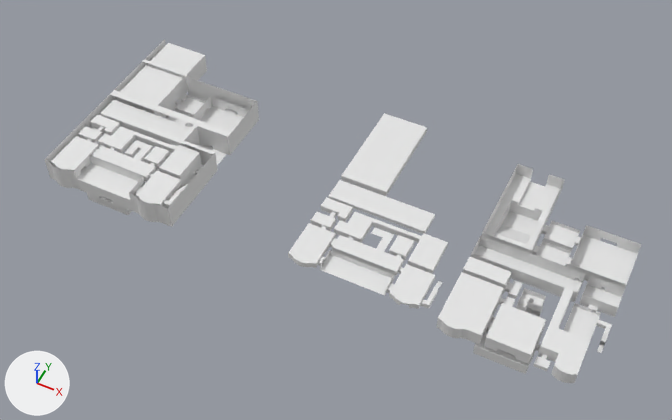
An edit to the Blender file Assets/Models/Environments/Mansion.blend, drawn before and after from the same camera.
Camera for both pictures: a 50 mm lens placed at (238.0, -237.0, 337.0), pointed at (102.0, 34.0, -2.0). Lighting does not change. The marker at lower left points along +X, +Y and +Z.

Objects in the first picture: 'House', 'Map'.
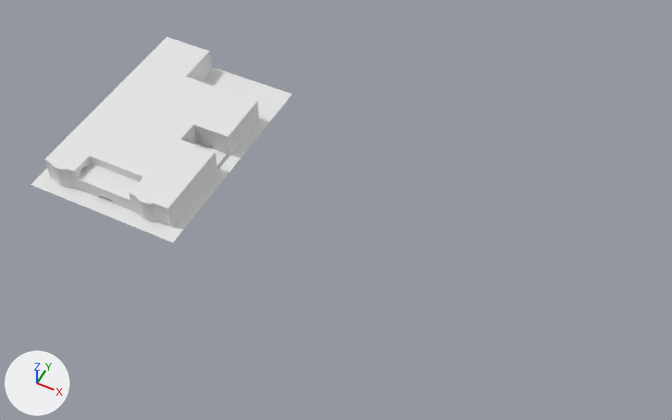
Diff of the bpy script that builds the scene:
```diff
--- a/Assets/Models/Environments/Mansion.blend.py
+++ b/Assets/Models/Environments/Mansion.blend.py
@@ me_grid @@
-me_grid.from_pydata(...)  # 6598 vertices, 6351 faces; spans x -34.0..38.0, y -14.0..94.0, z -8.0..13.1
+me_grid.from_pydata(...)  # 8187 vertices, 8104 faces; spans x -34.0..38.0, y -14.0..96.0, z -8.0..13.1
+# me_grid part 1: 43 vertices moved from x 12.0..36.0, y -8.0..42.0, z 2.5..13.1 to x 8.0..36.0, y -8.0..40.0, z 2.1..13.1; 37 vertices removed from x -30.0..20.0, y 22.0..42.0, z 2.1..13.1; 1626 vertices added at x -34.0..36.0, y -11.6..96.0, z 0.0..13.1
 me_grid.materials.append(mat_woodfloor)
+me_grid.materials.append(mat_tilefloor)  # white #e7e7e7
+me_grid.materials.append(mat_carpetfloor)  # white #e7e7e7
+me_grid.materials.append(mat_concretefloor)  # white #e7e7e7
+me_grid.materials.append(mat_plasterwall)  # white #e7e7e7
+me_grid.materials.append(mat_woodwall)  # white #e7e7e7
+me_grid.materials.append(mat_tilewall)  # white #e7e7e7
+me_grid.materials.append(mat_concretewall)  # white #e7e7e7
+me_grid.materials.append(mat_stairs)  # white #e7e7e7
+me_grid.materials.append(mat_pooltile)  # white #e7e7e7
+me_grid.materials.append(mat_ceiling)  # white #e7e7e7
+me_grid.materials.append(mat_exterior)  # white #e7e7e7
+me_grid.materials.append(mat_exteriorfloor)  # white #e7e7e7
+me_grid.materials.append(mat_window)  # white #e7e7e7
@@ ob_map @@
-ob_map = bpy.data.objects.new('Map', me_grid_001)
@@ ob_landscape @@
+ob_landscape = bpy.data.objects.new('Landscape', me_plane)  # 963 vertices, 784 faces; spans x -40.0..44.0, y -20.0..98.0, z 0.0; in mat_snow (white #e7e7e7)
+ob_landscape.location = (0.0, 0.0, 0.0)
```

Changed parts and their boxes [x1, y1, x2, y2] in the pictures (672 x 420 px):
'Map', deleted
    before: [288, 113, 641, 383]
'House', reshaped
    before: [44, 39, 259, 227]
    after: [44, 37, 259, 227]
'Landscape', added
    after: [31, 68, 292, 243]
part 1 of me_grid, built on
    before: [91, 122, 200, 208]
    after: [44, 37, 257, 208]
